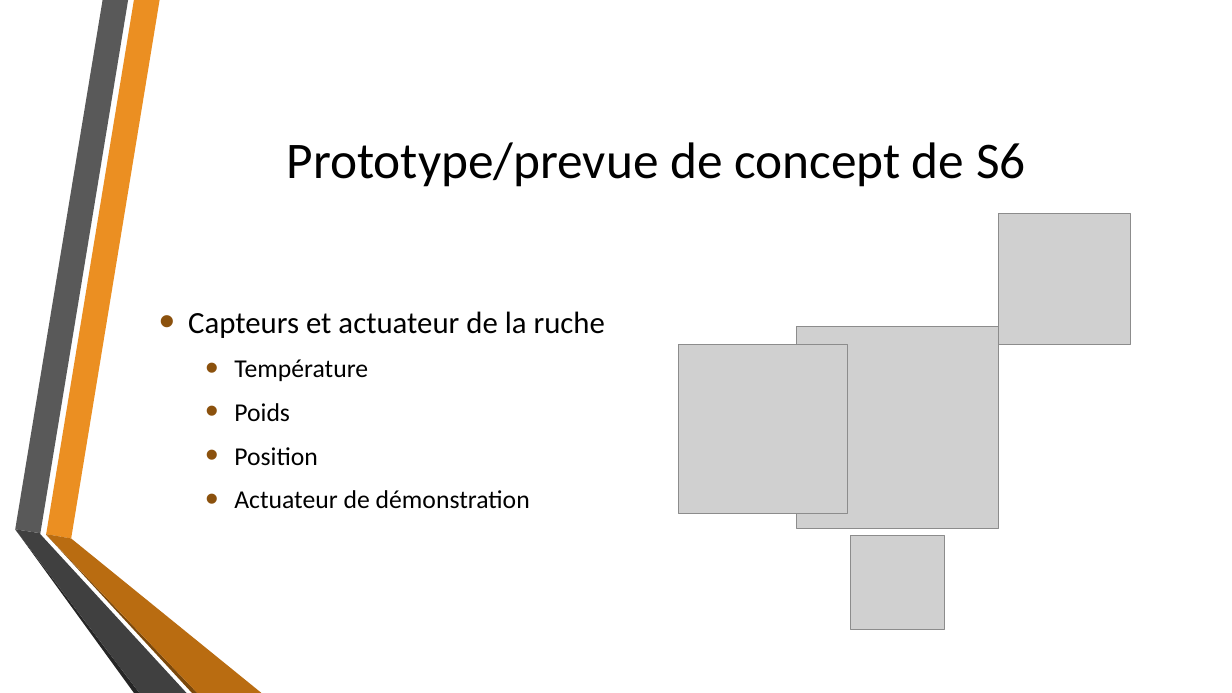
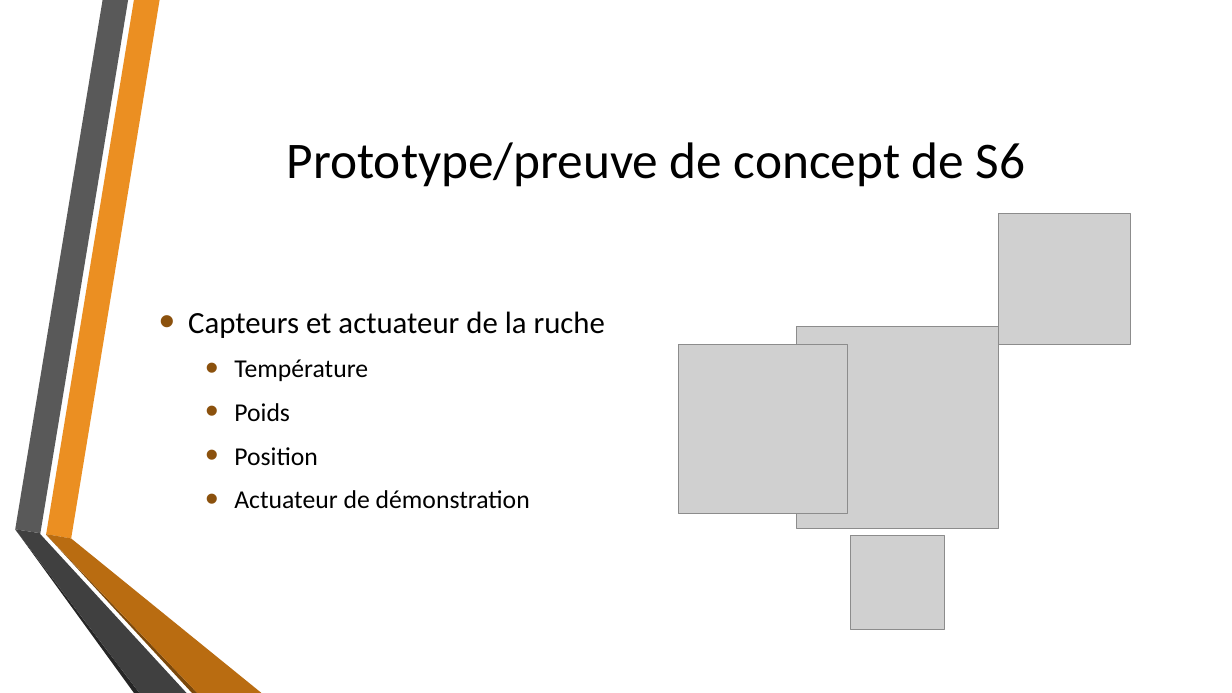
Before and after one commit to fisj2002/Projet_S6_Documentation, a slide deck: slide 13 of Dossier de Conception.pptx. Drawn at 1232x693 pixels with LibreOffice and Linux fonts; fonts in the diff are those of the drawing; grey boxes stand for pictures; background and template pictures are left out. Boxes give left, top, right and bottom in pixels: in the first picture for what was removed or moved away, otherwise in the second. Text is boxed around its words. In the diff, an @@ line names an element or a change of style, - is before the commit and + after.

```diff
--- a/Dossier de Conception.pptx
+++ b/Dossier de Conception.pptx
@@ title at <box>287,142,1026,187</box>: text changed @@
-Prototype/prevue de concept de S6
+Prototype/preuve de concept de S6
```
Also in this commit, not shown: 8 other slides changed.
